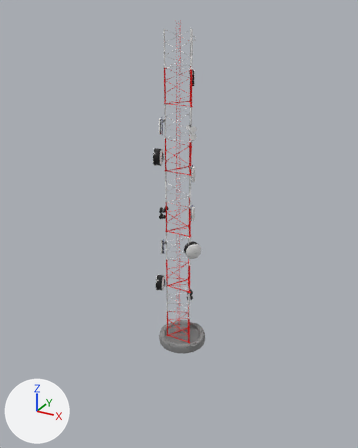
Before and after pictures for a commit that changed the glTF model Prep/Building/RadioTower01/radio-tower_02.glb.
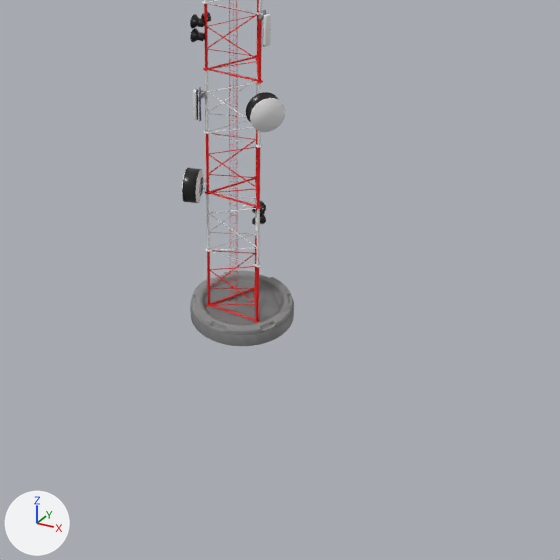
Each version is shown whole from a 50 mm camera at (3.74, -6.98, 5.85) aimed at (-0.14, 0.08, 2.32), then close up on the part from 21% to 90% of the width and 45% to 100% of the height. Every picture has the same lights, and +X, +Y and +Z are marked at lower left. Where no turn or scale is listed for an object, it has been applied to the vertices. Vertices at the same position are counted once.

The first close-up shows 'KB11', 'KB6', 'o_radiotower_02'.
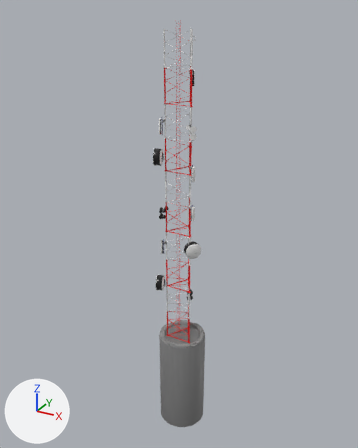
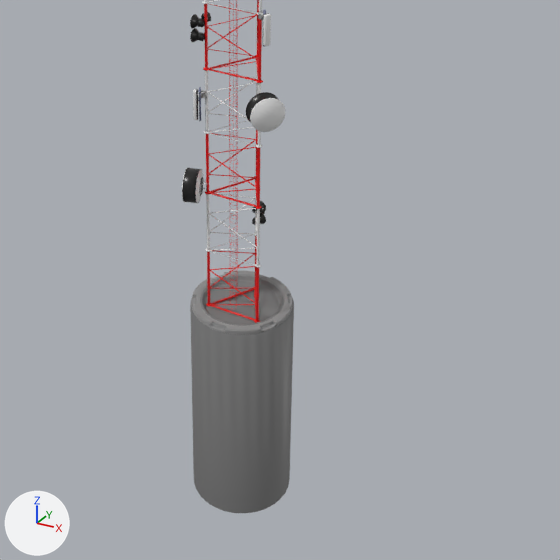
The newer file is also turned or shifted as a whole; pictures and numbers use the older file's frame.

Changed parts and their boxes [x1, y1, x2, y2] in the close-ups (560 x 560 px; the box of a moved part takes in the faces that stretch with it):
'KB11', reshaped (232% taller)
    before: [190, 275, 294, 346]
    after: [190, 275, 294, 513]
part 1 of me_kb11_003, moved or reshaped
    before: [191, 317, 293, 346]
    after: [191, 317, 294, 513]

Edits to the bpy script that builds the scene:
```text
Change me_kb11_003:
    where me_kb11_003.from_pydata(...)  # 385 vertices, 720 faces; spans x -0.438..0.438, y -0.438..0.438, z -0.068..0.073
    used by ob_kb11; location = (0.002, -0.044, 0.047)
    me_kb11_003 part 1: all 48 vertices in x -0.438..0.438, y -0.438..0.438, z -0.068 are moved by (0.0, 0.0, -1.808)
```
